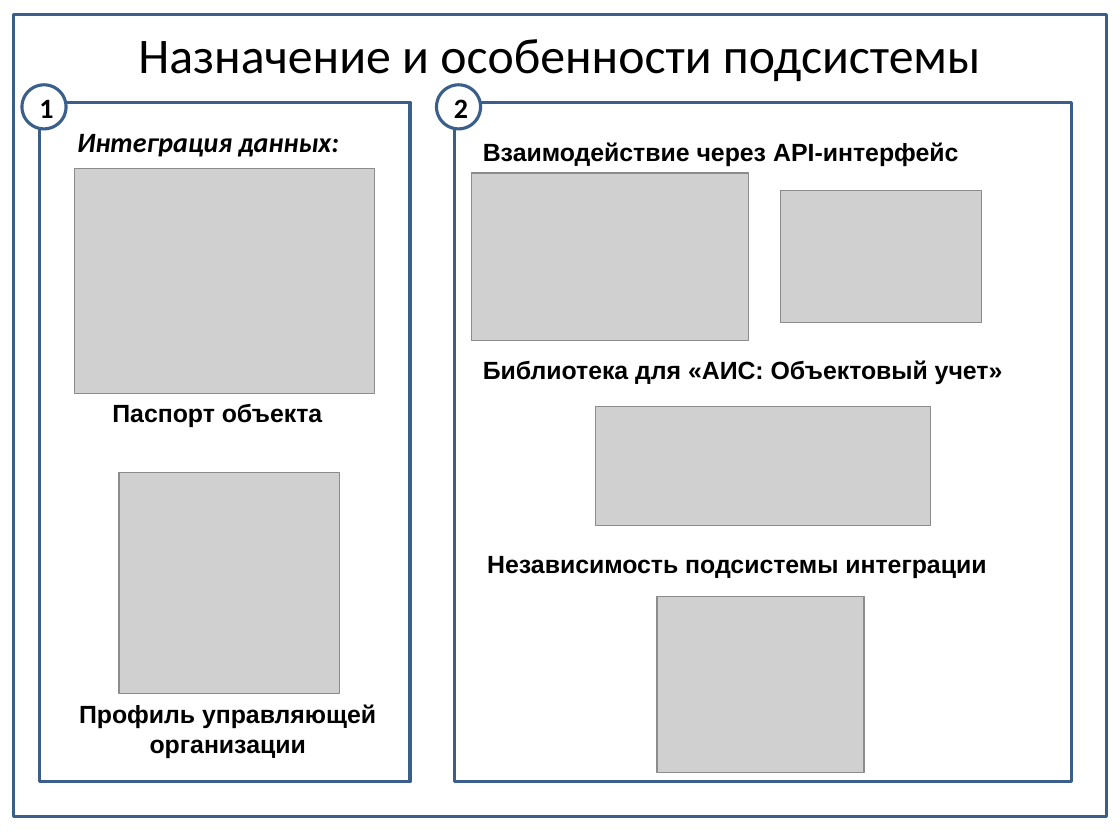
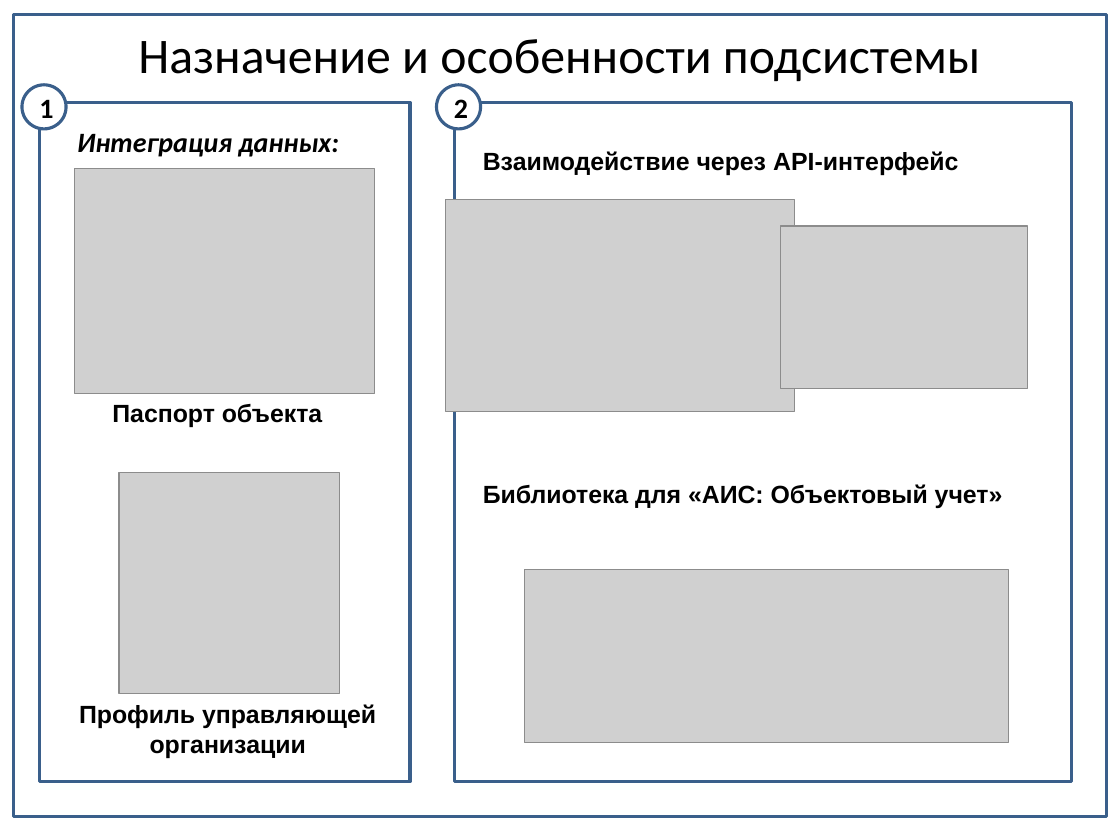
Before and after one commit to Alexeyyy/Diploma_doc, a slide deck: slide 4 of Презентация/Боевая/Подсистема_интеграции_4.pptx. Drawn at 1120x840 pixels with LibreOffice and Linux fonts; fonts in the diff are those of the drawing; grey boxes stand for pictures. Boxes give left, top, right and bottom in pixels: in the first picture for what was removed or moved away, otherwise in the second. Text is boxed around its words. In the diff, an @@ line names an element or a change of style, - is before the commit and + after.

```diff
--- a/Презентация/Боевая/Подсистема_интеграции_4.pptx
+++ b/Презентация/Боевая/Подсистема_интеграции_4.pptx
@@ text "Взаимодействие через API-интерфейс": place and size @@
-text "Взаимодействие через API-интерфейс" at bbox=[483, 142, 958, 166]
+text "Взаимодействие через API-интерфейс" at bbox=[483, 151, 958, 175]
@@ picture: place and size @@
-picture at bbox=[472, 174, 748, 342]
+picture at bbox=[446, 199, 795, 411]
@@ picture: place and size @@
-picture at bbox=[781, 190, 982, 323]
+picture at bbox=[781, 226, 1027, 389]
@@ text "Библиотека для «АИС: Объектовый учет»": place and size @@
-text "Библиотека для «АИС: Объектовый учет»" at bbox=[483, 360, 1003, 384]
+text "Библиотека для «АИС: Объектовый учет»" at bbox=[483, 484, 1003, 508]
@@ text removed at bbox=[487, 556, 986, 578] @@
-Независимость подсистемы интеграции
@@ picture: place and size @@
-picture at bbox=[595, 407, 930, 526]
+picture at bbox=[525, 570, 1009, 743]
@@ picture removed at bbox=[657, 596, 865, 772] @@
```
Also in this commit, not shown: 3 other slides changed, 1 slide removed.
